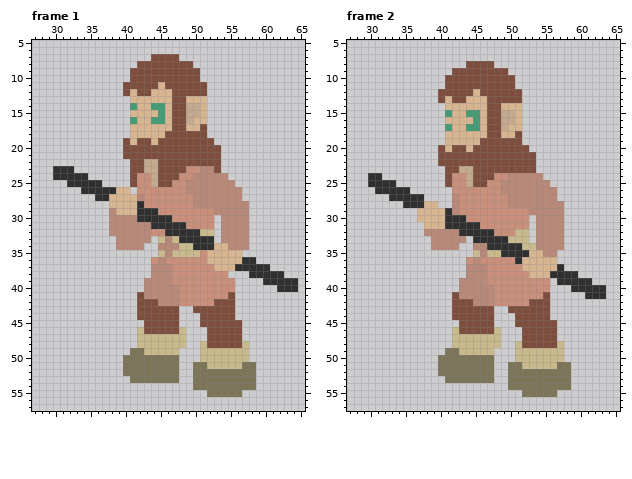
Pixel-art file, stored at Iryo/IryoTensionIdleSide.ase. Above: the version before the commit.
96x66 pixels, 6 frames. Shown: frame 1: x 27..65, y 5..57; frame 2: x 27..65, y 5..57. The commit also changed other frames, which this record leaves out.
After the commit:
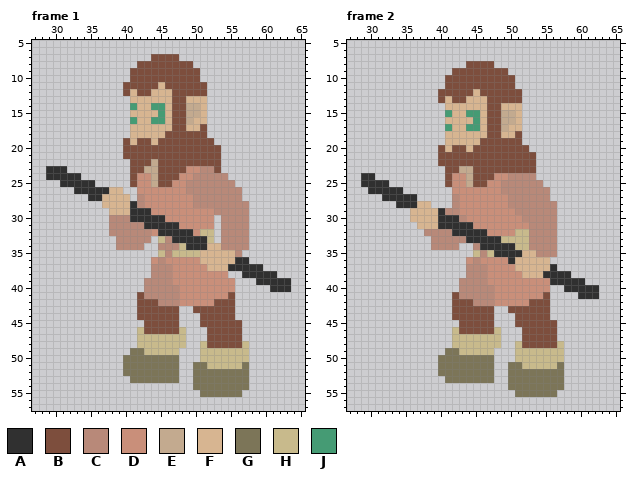
Palette (. is transparent): A #303030  B #7d4e3d  C #b88979  D #c98f7a  E #c3aa8f  F #d7b591  G #7c7558  H #c8ba8c  J #459b74
Change:
Frame 1:
y 22: x 43 E -> B
y 23: x 29 . -> A; x 32 A -> .
y 24: x 29 . -> A; x 34 A -> .
y 25: x 31 . -> A; x 36 A -> .
y 26: x 33 . -> A; x 38 A -> F; x 40 F -> .
y 27: x 35 . -> A; x 37 A -> F; x 41 F -> .
y 28: x 37 . -> F; x 41..42 FA -> AC
y 29: x 38 C -> F; x 41 F -> A; x 44 A -> D
y 30: x 41 C -> A; x 46 A -> D
y 31: x 43 C -> A; x 48 A -> D
y 32: x 45 D -> A; x 50 A -> D
y 33: x 47 H -> A; x 52 A -> H
y 34: x 49 H -> A; x 52 A -> F; x 54 F -> C
y 35: x 51 D -> F; x 56 F -> C
y 36: x 51 D -> F; x 56 F -> A; x 58 A -> .
y 37: x 52 D -> F; x 55 F -> A; x 60 A -> .
y 38: x 57 . -> A; x 62 A -> .
y 39: x 59 . -> A; x 64 A -> .
y 40: x 61 . -> A; x 64 A -> .
y 51..54: x 58 G -> .
y 55: x 51 . -> G
Frame 2:
y 24: x 29 . -> A; x 31 A -> .; x 54 C -> .
y 25: x 29 . -> A; x 33 A -> .; x 55 C -> .
y 26: x 30 . -> A; x 35 A -> .; x 56 C -> .
y 27: x 32 . -> A; x 37 A -> .; x 56 C -> .
y 28: x 34 . -> A; x 37 A -> F; x 39 F -> .; x 57 C -> .
y 29: x 36 . -> F; x 40..41 FA -> AC; x 51..52 DD -> CC; x 57 C -> .
y 30: x 36 . -> F; x 40 F -> A; x 43 A -> C; x 52..53 D. -> CC; x 57 C -> .
y 31: x 37 . -> F; x 40 F -> A; x 45 A -> D; x 53 . -> C; x 57 C -> .
y 32: x 42 C -> A; x 47 A -> D; x 53 . -> C; x 57 C -> .
y 33: x 44 . -> A; x 49 A -> H; x 53 . -> C; x 57 C -> .
y 34: x 46 C -> A; x 51 A -> H; x 53 H -> C; x 57 C -> .
y 35: x 48 H -> A; x 52 A -> F; x 54 F -> C
y 36: x 50..51 DA -> AF; x 56 F -> .
y 37: x 51 D -> F; x 56..57 FA -> A.
y 38: x 52 D -> F; x 55 F -> A; x 59 A -> .
y 39: x 56 . -> A; x 61 A -> .
y 40: x 58 . -> A; x 63 A -> .
y 41: x 60 . -> A; x 63 A -> .
y 51..54: x 58 G -> .
y 55: x 51 . -> G
Boxes around the changes in both pictures, in picture pixels (x1, y1, x2, y2):
changed: (144, 159, 151, 166)
changed: (46, 166, 298, 292)
erased: (249, 362, 256, 390)
added: (200, 390, 207, 397)
changed: (361, 173, 606, 299)
erased: (564, 362, 571, 390)
added: (515, 390, 522, 397)
